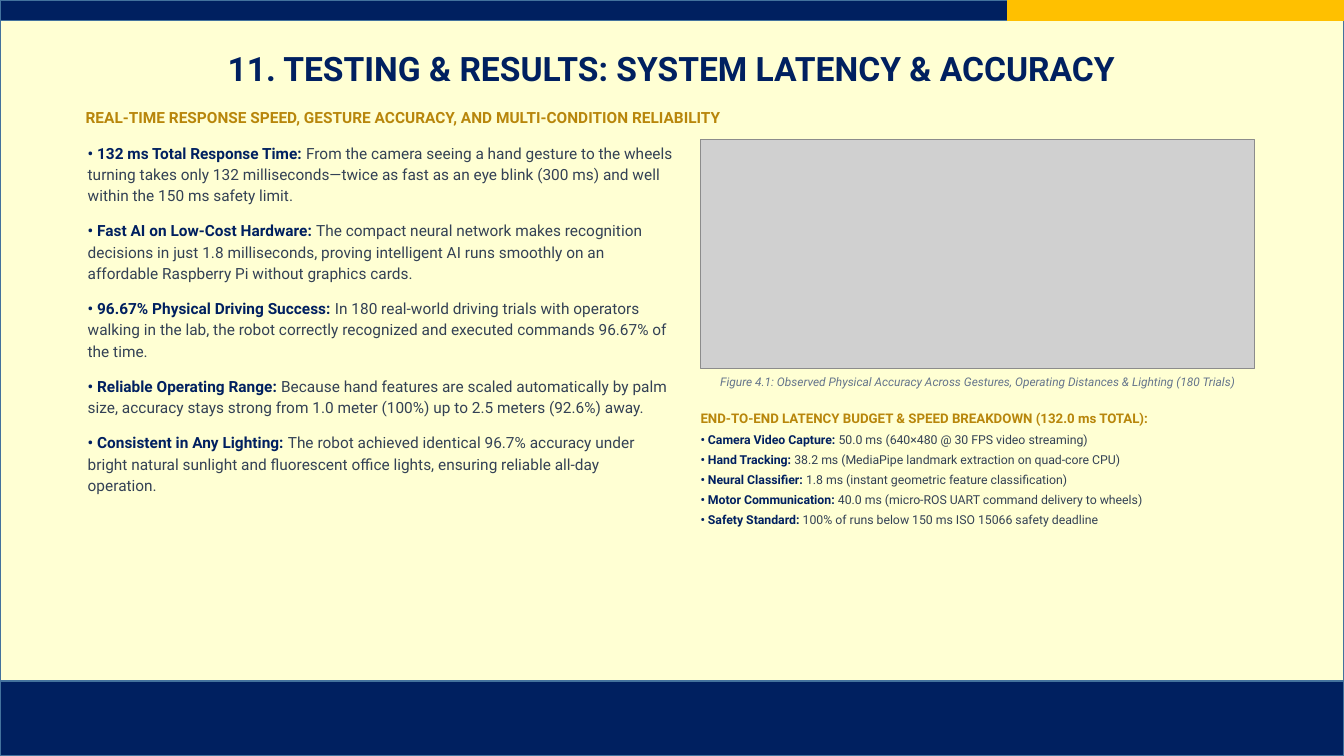
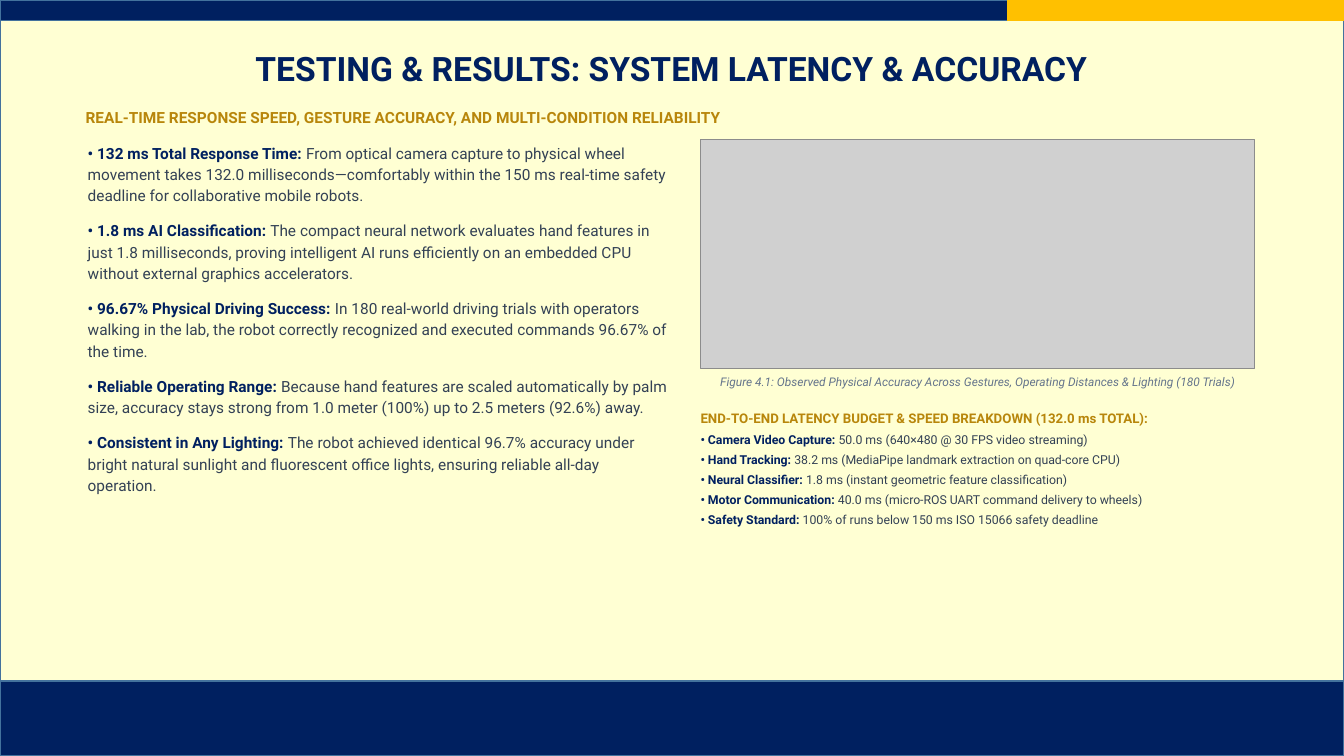
Before and after one commit to AJFACULTY/Intention-Recognition, a slide deck: slide 13 of write_up/Project Final Defense Slides_FINAL.pptx. Drawn at 1344x756 pixels with LibreOffice and Linux fonts; fonts in the diff are those of the drawing; grey boxes stand for pictures; background and template pictures are left out. Boxes give left, top, right and bottom in pixels: in the first picture for what was removed or moved away, otherwise in the second. Text is boxed around its words. In the diff, an @@ line names an element or a change of style, - is before the commit and + after.

Commit message:
fix: remove unproven eye blink wording, harmonize all 15 slide titles with outline, and eliminate discrepancies

```diff
--- a/write_up/Project Final Defense Slides_FINAL.pptx
+++ b/write_up/Project Final Defense Slides_FINAL.pptx
@@ title at (255,56,1087,82): text changed @@
-11. TESTING & RESULTS: SYSTEM LATENCY & ACCURACY
+TESTING & RESULTS: SYSTEM LATENCY & ACCURACY
@@ text at (88,147,666,282): text changed @@
-• 132 ms Total Response Time: From the camera seeing a hand gesture to the wheels turning takes only 132 milliseconds—twice as fast as an eye blink (300 ms) and well within the 150 ms safety limit.
-• Fast AI on Low-Cost Hardware: The compact neural network makes recognition decisions in just 1.8 milliseconds, proving intelligent AI runs smoothly on an affordable Raspberry Pi without graphics cards.
+• 132 ms Total Response Time: From optical camera capture to physical wheel movement takes 132.0 milliseconds—comfortably within the 150 ms real-time safety deadline for collaborative mobile robots.
+• 1.8 ms AI Classification: The compact neural network evaluates hand features in just 1.8 milliseconds, proving intelligent AI runs efficiently on an embedded CPU without external graphics accelerators.
```
Also in this commit, not shown: 12 other slides changed, 15 other files.
